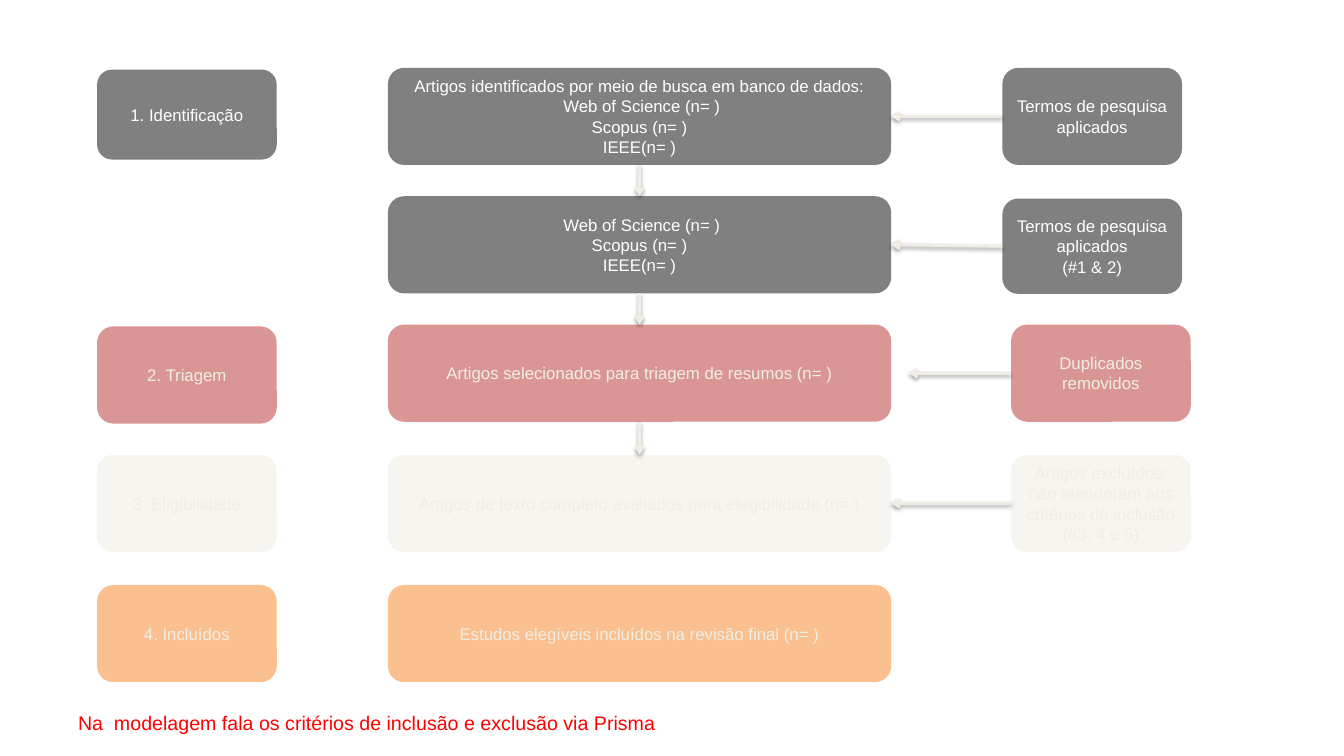
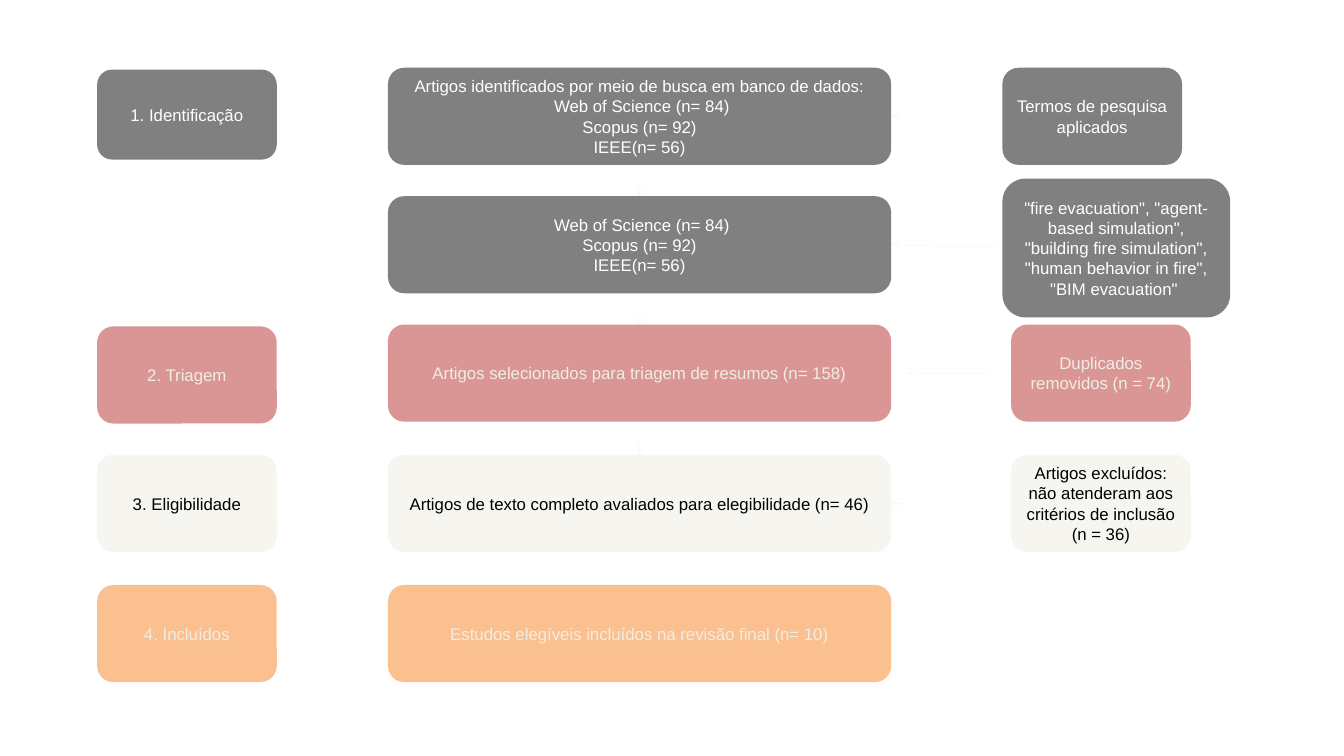
Before and after one commit to mattedi/Simulacao-2026, a slide deck: slide 10 of GustavoHProbst_FelipeBehling/Template_Seminario_Grupo_Gustavo_Revisado_1.pptx (slide 8 before the commit). Drawn at 1344x756 pixels with LibreOffice and Linux fonts; fonts in the diff are those of the drawing. Boxes give left, top, right and bottom in pixels: in the first picture for what was removed or moved away, otherwise in the second. Text is boxed around its words. In the diff, an @@ line names an element or a change of style, - is before the commit and + after.

```diff
--- a/GustavoHProbst_FelipeBehling/Template_Seminario_Grupo_Gustavo_Revisado_1.pptx
+++ b/GustavoHProbst_FelipeBehling/Template_Seminario_Grupo_Gustavo_Revisado_1.pptx
@@ text in rounded rectangle at [554, 100, 729, 157]: text changed @@
-Web of Science (n= )
-Scopus (n= )
-IEEE(n= )
+Web of Science (n= 84)
+Scopus (n= 92)
+IEEE(n= 56)
@@ arrow (1002, 116) - (891, 116): stroke #F0EEE4 2 pt to #F0EEE4 0.75 pt @@
@@ arrow (640, 165) - (640, 197): stroke #F0EEE4 2 pt to #F0EEE4 0.75 pt @@
@@ rounded rectangle added at [1002, 178, 1230, 318], fill #808080, 12 pt, text #FFFFFF @@
+"fire evacuation", "agent-based simulation", "building fire simulation", "human behavior in fire", "BIM evacuation"
@@ rounded rectangle removed at [1002, 199, 1182, 294] @@
-Termos de pesquisa aplicados
-(#1 & 2)
@@ text in rounded rectangle at [554, 219, 729, 275]: text changed @@
-Web of Science (n= )
-Scopus (n= )
-IEEE(n= )
+Web of Science (n= 84)
+Scopus (n= 92)
+IEEE(n= 56)
@@ arrow (1002, 248) - (891, 245): stroke #F0EEE4 2 pt to #F0EEE4 0.75 pt @@
@@ arrow (640, 293) - (640, 325): stroke #F0EEE4 2 pt to #F0EEE4 0.75 pt @@
@@ text in rounded rectangle at [1031, 357, 1171, 392]: text changed @@
-Duplicados removidos
+Duplicados removidos (n = 74)
@@ text in rounded rectangle at [432, 367, 846, 383]: text changed @@
-Artigos selecionados para triagem de resumos (n= )
+Artigos selecionados para triagem de resumos (n= 158)
@@ arrow (1011, 373) - (908, 373): stroke #F0EEE4 2 pt to #F0EEE4 0.75 pt @@
@@ arrow (640, 421) - (640, 455): stroke #F0EEE4 2 pt to #F0EEE4 0.75 pt @@
@@ proportions changed in 10 elements at [1002, 68, 1182, 164], [388, 325, 891, 421], [388, 68, 891, 164], [388, 197, 891, 293], [97, 585, 276, 682], [388, 585, 891, 682], [1011, 325, 1191, 421], [97, 455, 276, 552], [388, 455, 891, 552], [1011, 455, 1191, 552] @@
@@ text in rounded rectangle at [1027, 466, 1175, 544]: text added @@
+Artigos excluídos: não atenderam aos critérios de inclusão (n = 36)
@@ text in rounded rectangle at [133, 498, 241, 514]: text added @@
+3. Eligibilidade
@@ text in rounded rectangle at [410, 498, 868, 514]: text added @@
+Artigos de texto completo avaliados para elegibilidade (n= 46)
@@ arrow (1011, 503) - (891, 503): stroke #F0EEE4 2 pt to #F0EEE4 0.75 pt @@
@@ text removed at [78, 715, 655, 734] @@
-Na modelagem fala os critérios de inclusão e exclusão via Prisma
```
Also in this commit, not shown: 10 other slides changed, 2 slides added.
